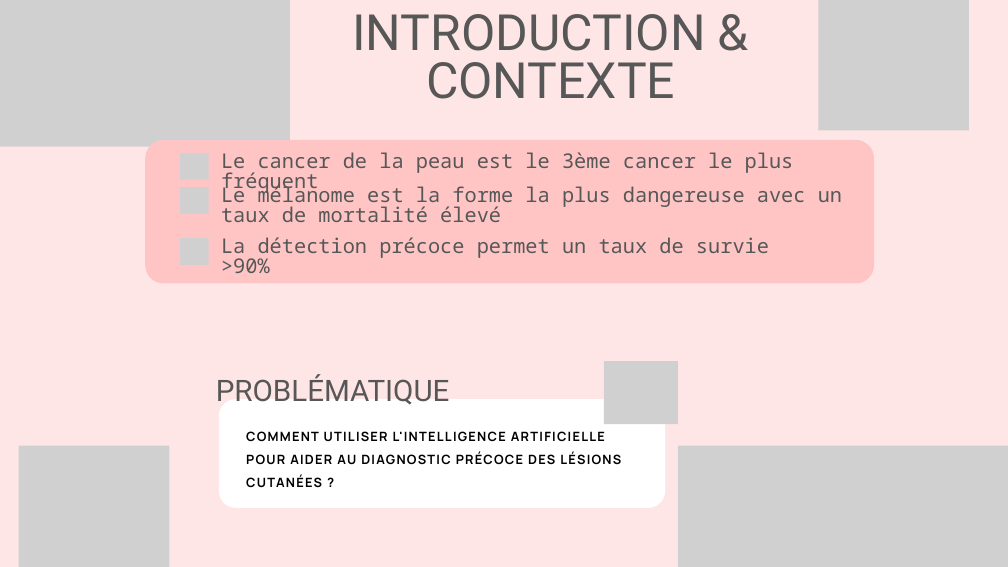
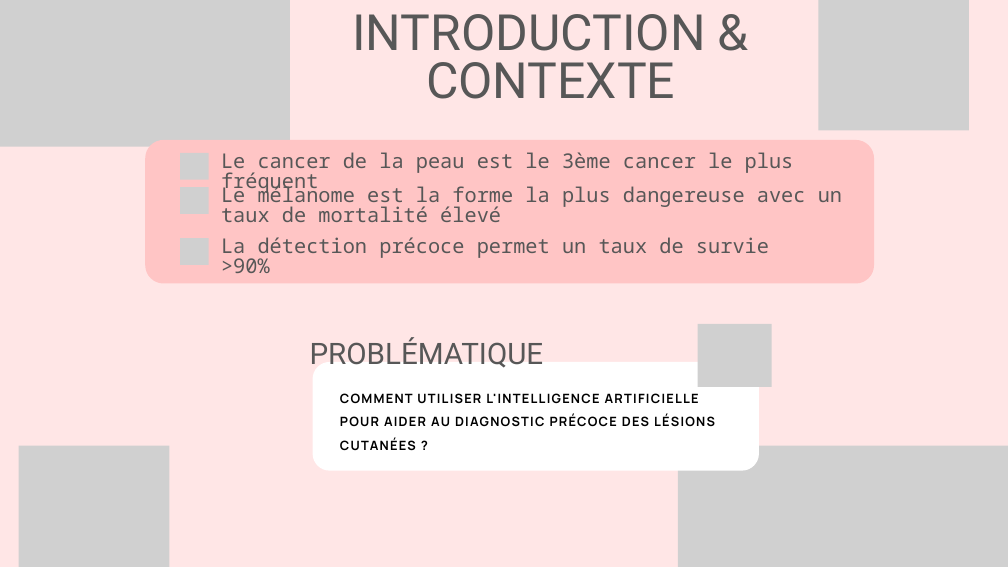
Before and after one commit to Chaima-chatti/projet_DeepLearning, a slide deck: slide 3 of Présentation DL.pptx. Drawn at 1008x567 pixels with LibreOffice and Linux fonts; fonts in the diff are those of the drawing; grey boxes stand for pictures. Boxes give left, top, right and bottom in pixels: in the first picture for what was removed or moved away, otherwise in the second. Text is boxed around its words. In the diff, an @@ line names an element or a change of style, - is before the commit and + after.

Commit message:
Présentation update

```diff
--- a/Présentation DL.pptx
+++ b/Présentation DL.pptx
@@ picture added at [698, 324, 772, 387] @@
@@ text "PROBLÉMATIQUE": place and size @@
-text "PROBLÉMATIQUE" at [216, 374, 450, 405]
+text "PROBLÉMATIQUE" at [310, 337, 544, 368]
@@ freeform shape: place and size @@
-freeform shape at [220, 400, 664, 507]
+freeform shape at [313, 363, 758, 469]
@@ text "COMMENT UTILISER L'INTELLIGENCE ARTIFICIELLE POUR ...": place and size @@
-text "COMMENT UTILISER L'INTELLIGENCE ARTIFICIELLE POUR ..." at [246, 431, 621, 487]
+text "COMMENT UTILISER L'INTELLIGENCE ARTIFICIELLE POUR ..." at [340, 393, 715, 451]
@@ picture removed at [604, 361, 678, 424] @@
```
Also in this commit, not shown: 3 other slides changed, 3 slides added, 1 slide removed, 1 other file.
